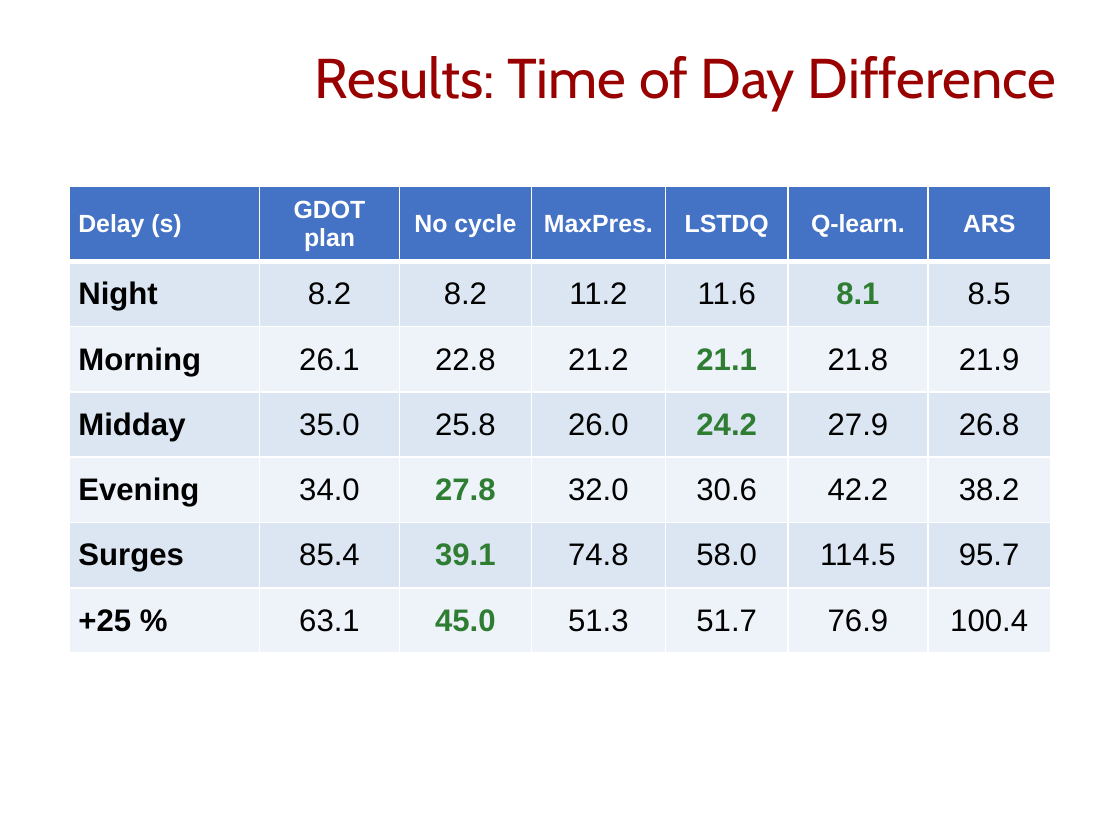
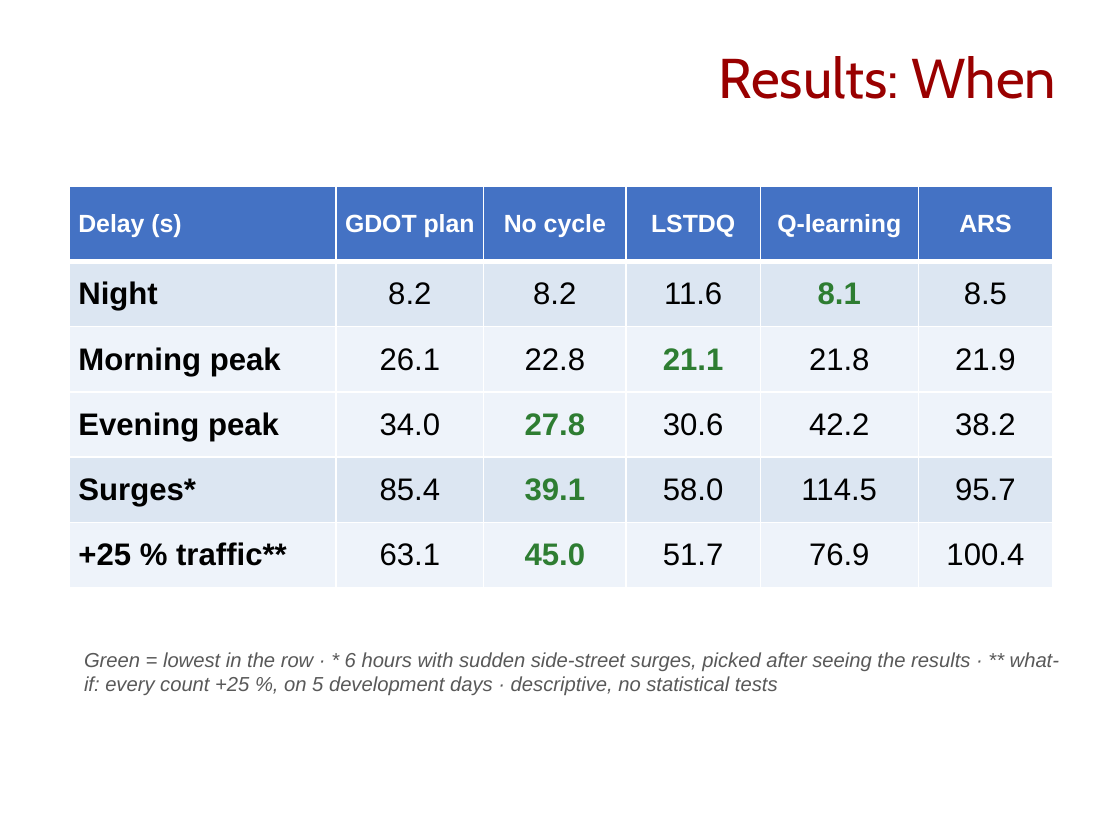
Before and after one commit to AndyMalela/gdot-dataset-conversion, a slide deck: slide 14 of presentation/final/eSocLab_MidtermTHISONE.pptx. Drawn at 1120x840 pixels with LibreOffice and Linux fonts; fonts in the diff are those of the drawing; background and template pictures are left out. Boxes give left, top, right and bottom in pixels: in the first picture for what was removed or moved away, otherwise in the second. Text is boxed around its words. In the diff, an @@ line names an element or a change of style, - is before the commit and + after.

```diff
--- a/presentation/final/eSocLab_MidtermTHISONE.pptx
+++ b/presentation/final/eSocLab_MidtermTHISONE.pptx
@@ text at (x1=719, y1=56, x2=1056, y2=99): text changed @@
-Results: Time of Day Difference
+Results: When
@@ table at (x1=69, y1=187, x2=1053, y2=654) @@
-Delay (s) | GDOT plan | No cycle | MaxPres. | LSTDQ | Q-learn. | ARS
-Night | 8.2 | 8.2 | 11.2 | 11.6 | 8.1 | 8.5
-Morning | 26.1 | 22.8 | 21.2 | 21.1 | 21.8 | 21.9
-Midday | 35.0 | 25.8 | 26.0 | 24.2 | 27.9 | 26.8
-Evening | 34.0 | 27.8 | 32.0 | 30.6 | 42.2 | 38.2
-Surges | 85.4 | 39.1 | 74.8 | 58.0 | 114.5 | 95.7
-+25 % | 63.1 | 45.0 | 51.3 | 51.7 | 76.9 | 100.4
+Delay (s) | GDOT plan | No cycle | LSTDQ | Q-learning | ARS
+Night | 8.2 | 8.2 | 11.6 | 8.1 | 8.5
+Morning peak | 26.1 | 22.8 | 21.1 | 21.8 | 21.9
+Evening peak | 34.0 | 27.8 | 30.6 | 42.2 | 38.2
+Surges* | 85.4 | 39.1 | 58.0 | 114.5 | 95.7
++25 % traffic** | 63.1 | 45.0 | 51.7 | 76.9 | 100.4
@@ text added at (x1=84, y1=652, x2=1059, y2=695), 13 pt, text #595959, italic @@
+Green = lowest in the row · * 6 hours with sudden side-street surges, picked after seeing the results · ** what-if: every count +25 %, on 5 development days · descriptive, no statistical tests
```
Also in this commit, not shown: 3 other slides changed, 2 slides added, 3 other files.
